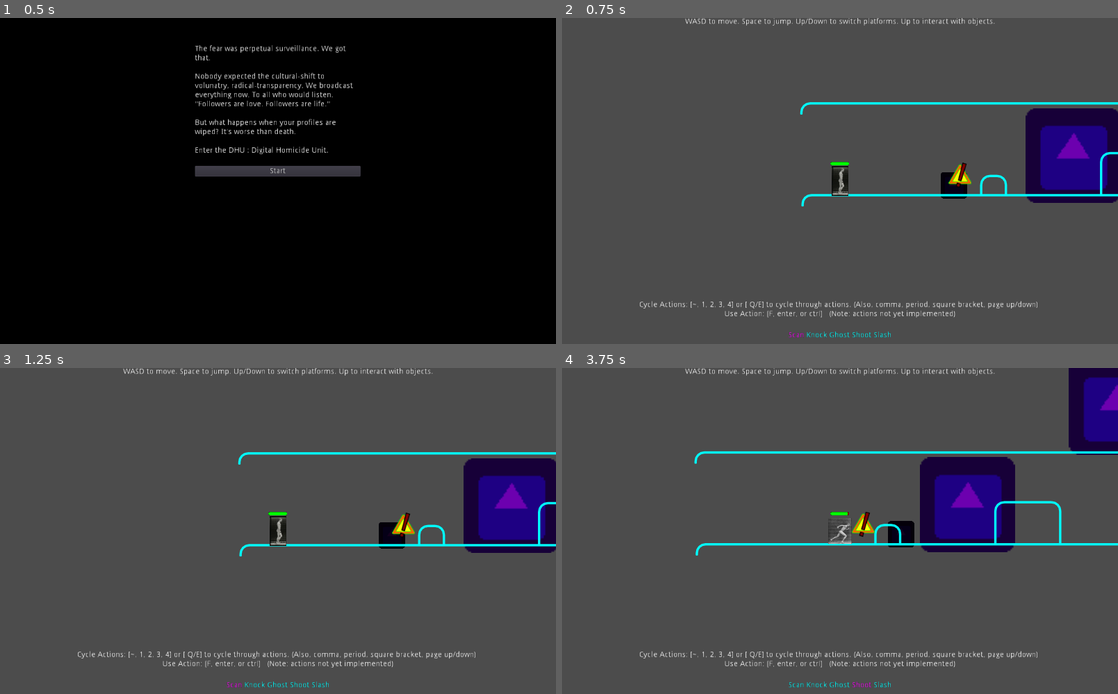
Above: before the commit, frames 1-4 (two rows, left to right).
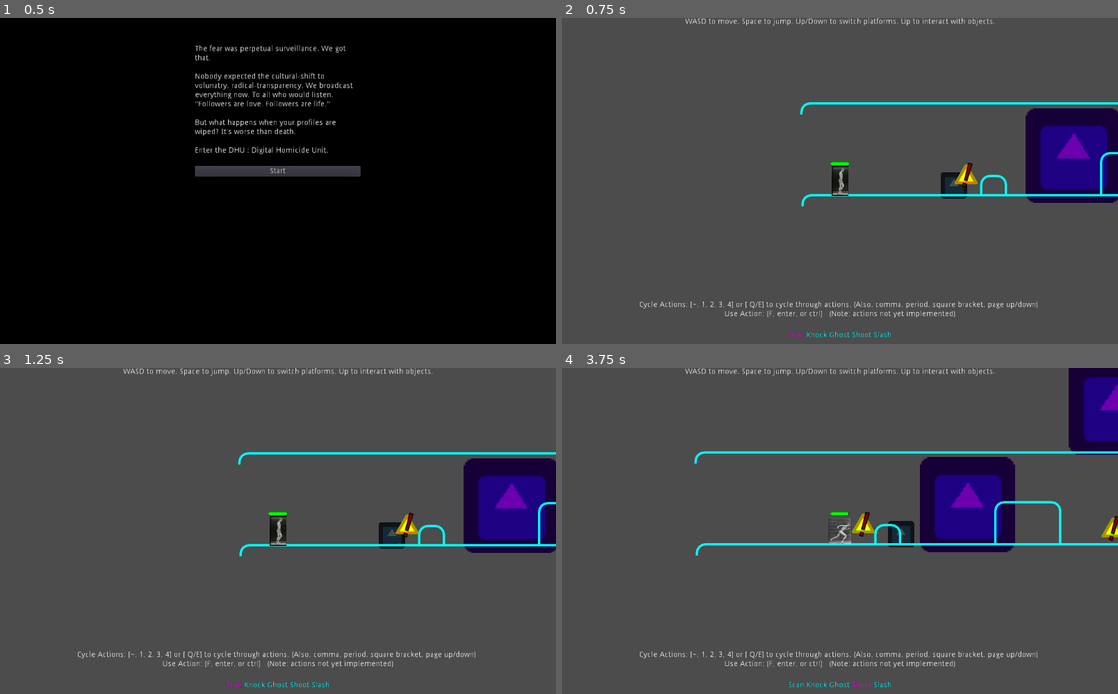
Above: after the commit, the same moments.

Repository: godot-wildlings/cyberpunk-jam-2019
Game: Godot game, scene res://Main.tscn
The game is run twice, just before and just after one commit, with the same random seed, the same clock (stepped at 60 frames per second) and the same inputs. The engine's default icon, where the game draws it, is replaced by a stand-in: a white triangle on a blue panel in a dark square.
Inputs:
- Up to frame 1 (0.5 s): no input
- Up to frame 2 (0.75 s): click "Start" at 0.5 s
- Up to frame 3 (1.25 s): no input
- Up to frame 4 (3.75 s): tap Enter at 1.25 s; hold D (mv_right) 1.28-2.03 s; tap ` (action_0) at 1.35 s; tap Space (jump) at 1.52, 2.27 s; hold S (mv_down) 2.03-2.78 s; tap 1 (action_1) at 2.1 s; hold D (mv_right) 2.78-3.53 s; tap 2 (action_2) at 2.85 s; hold W (mv_up) from 3.53 s (still down); tap 3 (action_3) at 3.6 s

Frame 1 is identical in both runs. In frame 2, 0.3% of the frame differs, in the area x 68-75%, y 44-54%; in frame 3, 0.3%; in frame 4, 0.3%.

Commit message:
Changed damage_type to enum in Game.gd

Diff:
--- a/Enemy.gd
+++ b/Enemy.gd
@@ -2,9 +2,11 @@
 
 # Declare member variables here. Examples:
 var direction : int = 1
-var speed : float = 20.0
+var speed : float = 80.0
 var damage_output_per_hit = 10
-var melee_damage_type : String = "fire"
+
+export (Game.damage_types) var melee_damage_type
+
 onready var decision_timer = $DecisionTimer
 onready var reload_timer = $ReloadTimer
 
@@ -27,10 +29,13 @@
 	if melee_weapon_state == melee_weapon_states.ready and collision != null:
 		var collider = collision.get_collider()
 		if collider == Game.player:
-			if collider.has_method("hit"):
-				collider.hit(damage_output_per_hit, melee_damage_type)
-				melee_weapon_state = melee_weapon_states.reloading
-				reload_timer.start()
+			melee_attack(collider)
+
+func melee_attack(object):
+	if object.has_method("hit"):
+		object.hit(damage_output_per_hit, melee_damage_type)
+		melee_weapon_state = melee_weapon_states.reloading
+		reload_timer.start()
 
 
 
--- a/Game.gd
+++ b/Game.gd
@@ -8,6 +8,24 @@
 var player : KinematicBody2D
 
 
+enum damage_types {
+	physical,
+	fire,
+	electrical,
+	acid,
+	poison,
+	cold
+}
+
+var damage_type_names : Dictionary = {
+	damage_types.physical : "physical",
+	damage_types.fire : "fire",
+	damage_types.electrical : "electrical",
+	damage_types.acid : "acid",
+	damage_types.poison : "poison",
+	damage_types.cold : "cold"
+}
+
 # Called when the node enters the scene tree for the first time.
 func _ready():
 	pass # Replace with function body.
--- a/Levels/Level1.tscn
+++ b/Levels/Level1.tscn
@@ -34,10 +34,9 @@
 [node name="CanvasLayer" type="CanvasLayer" parent="."]
 
 [node name="ParallaxBackground" type="ParallaxBackground" parent="CanvasLayer"]
-editor/display_folded = true
 
 [node name="Far" type="ParallaxLayer" parent="CanvasLayer/ParallaxBackground"]
-modulate = Color( 0.0823529, 0, 0.121569, 1 )
+modulate = Color( 0.298039, 0.298039, 0.298039, 1 )
 motion_scale = Vector2( 0.5, 1 )
 
 [node name="Sprite3" type="Sprite" parent="CanvasLayer/ParallaxBackground/Far"]
@@ -61,7 +60,8 @@
 texture = ExtResource( 2 )
 
 [node name="Med" type="ParallaxLayer" parent="CanvasLayer/ParallaxBackground"]
-modulate = Color( 0.239216, 0, 0.34902, 1 )
+editor/display_folded = true
+modulate = Color( 0.376471, 0.376471, 0.376471, 1 )
 motion_scale = Vector2( 0.75, 1 )
 
 [node name="Sprite2" type="Sprite" parent="CanvasLayer/ParallaxBackground/Med"]
@@ -80,6 +80,7 @@
 texture = ExtResource( 2 )
 
 [node name="Near" type="ParallaxLayer" parent="CanvasLayer/ParallaxBackground"]
+editor/display_folded = true
 modulate = Color( 0.427451, 0, 0.690196, 1 )
 
 [node name="Sprite" type="Sprite" parent="CanvasLayer/ParallaxBackground/Near"]
--- a/Player/Player.gd
+++ b/Player/Player.gd
@@ -58,13 +58,14 @@
 var max_health : float = 100.0
 var health : float = max_health
 
+var damage_types = Game.damage_types
 var damage_reduction : Dictionary = { # zero to one
-		"physical" : 0,
-		"electrical" : 0,
-		"fire" : 0,
-		"acid" : 0,
-		"poison" : 0,
-		"cold" : 0
+		damage_types.physical : 0.5,
+		damage_types.electrical : 0,
+		damage_types.fire : 0,
+		damage_types.acid : 0,
+		damage_types.poison : 0,
+		damage_types.cold : 0
 }
 
 var actions = [ "scan", "knock", "ghost", "shoot", "slash" ]
@@ -301,11 +302,13 @@
 func _on_InteractiveObject_player_exited(object):
 	interactive_objects_present.erase(object)
 
-func hit(damage, damage_type):
+func hit(damage : float, damage_type : int):
 	if hitstun == false:
 		# might want to add a direction for knockback later
 		var damage_mod : float = 1
 		if damage_reduction.has(damage_type):
+			print("received damage: type == ", damage_type, ": " , Game.damage_type_names[damage_type])
+			print("damage_reduction == ", damage_reduction[damage_type])
 			damage_mod = 1 - damage_reduction[damage_type]
 		health -= damage * damage_mod
 		modulate_sprites(Color.red)
--- /dev/null
+++ b/Reference/various_icons.svg
@@ -0,0 +1,439 @@
+<?xml version="1.0" encoding="UTF-8" standalone="no"?>
+<!-- Created with Inkscape (http://www.inkscape.org/) -->
+
+<svg
+   xmlns:dc="http://purl.org/dc/elements/1.1/"
+   xmlns:cc="http://creativecommons.org/ns#"
+   xmlns:rdf="http://www.w3.org/1999/02/22-rdf-syntax-ns#"
+   xmlns:svg="http://www.w3.org/2000/svg"
+   xmlns="http://www.w3.org/2000/svg"
+   xmlns:sodipodi="http://sodipodi.sourceforge.net/DTD/sodipodi-0.dtd"
+   xmlns:inkscape="http://www.inkscape.org/namespaces/inkscape"
+   width="64"
+   height="64"
+   viewBox="0 0 16.933333 16.933334"
+   version="1.1"
+   id="svg905"
+   inkscape:version="0.92.4 (5da689c313, 2019-01-14)"
+   sodipodi:docname="various_icons.svg">
+  <defs
+     id="defs899" />
+  <sodipodi:namedview
+     id="base"
+     pagecolor="#ffffff"
+     bordercolor="#666666"
+     borderopacity="1.0"
+     inkscape:pageopacity="0.0"
+     inkscape:pageshadow="2"
+     inkscape:zoom="1.979899"
+     inkscape:cx="-117.82438"
+     inkscape:cy="103.85374"
+     inkscape:document-units="mm"
+     inkscape:current-layer="layer1"
+     showgrid="false"
+     units="px"
+     inkscape:pagecheckerboard="true"
+     inkscape:window-width="1819"
+     inkscape:window-height="1057"
+     inkscape:window-x="1592"
+     inkscape:window-y="112"
+     inkscape:window-maximized="1" />
+  <metadata
+     id="metadata902">
+    <rdf:RDF>
+      <cc:Work
+         rdf:about="">
+        <dc:format>image/svg+xml</dc:format>
+        <dc:type
+           rdf:resource="http://purl.org/dc/dcmitype/StillImage" />
+        <dc:title></dc:title>
+      </cc:Work>
+    </rdf:RDF>
+  </metadata>
+  <g
+     inkscape:label="Layer 1"
+     inkscape:groupmode="layer"
+     id="layer1"
+     transform="translate(0,-280.06665)">
+    <g
+       id="g1491"
+       transform="translate(31.750001,-0.37798937)">
+      <rect
+         inkscape:export-ydpi="90"
+         inkscape:export-xdpi="90"
+         ry="1.0866816"
+         y="281.88095"
+         x="2.4373581"
+         height="7.7957587"
+         width="12.000744"
+         id="rect1450"
+         style="opacity:1;fill:#008000;fill-opacity:1;stroke:#000000;stroke-width:0.52916664;stroke-linecap:round;stroke-linejoin:round;stroke-miterlimit:4;stroke-dasharray:none;stroke-dashoffset:0;stroke-opacity:1" />
+      <path
+         inkscape:export-ydpi="90"
+         inkscape:export-xdpi="90"
+         sodipodi:nodetypes="sssssssss"
+         inkscape:connector-curvature="0"
+         id="rect1452"
+         d="m 3.354538,290.66888 h 9.921876 c 0.602021,0 0.776939,0.57045 1.086681,1.08669 l 2.126116,3.54352 c 0.309737,0.51623 -0.48466,1.08668 -1.086681,1.08668 H 1.464657 c -0.60202117,0 -1.36998474,-0.55549 -1.08668079,-1.08668 l 1.88988099,-3.54352 c 0.2833086,-0.5312 0.4846596,-1.08669 1.0866808,-1.08669 z"
+         style="opacity:1;fill:#cccccc;fill-opacity:1;stroke:#000000;stroke-width:0.52916664;stroke-linecap:round;stroke-linejoin:round;stroke-miterlimit:4;stroke-dasharray:none;stroke-dashoffset:0;stroke-opacity:1" />
+      <rect
+         inkscape:export-ydpi="90"
+         inkscape:export-xdpi="90"
+         ry="0.14174107"
+         y="292.36978"
+         x="3.2641809"
+         height="0.28348213"
+         width="10.347098"
+         id="rect1481"
+         style="opacity:1;fill:#cccccc;fill-opacity:1;stroke:#000000;stroke-width:0.52916664;stroke-linecap:round;stroke-linejoin:round;stroke-miterlimit:4;stroke-dasharray:none;stroke-dashoffset:0;stroke-opacity:1" />
+      <rect
+         inkscape:export-ydpi="90"
+         inkscape:export-xdpi="90"
+         style="opacity:1;fill:#cccccc;fill-opacity:1;stroke:#000000;stroke-width:0.57843161;stroke-linecap:round;stroke-linejoin:round;stroke-miterlimit:4;stroke-dasharray:none;stroke-dashoffset:0;stroke-opacity:1"
+         id="rect1483"
+         width="12.363393"
+         height="0.28348213"
+         x="2.2560337"
+         y="294.2124"
+         ry="0.14174107" />
+    </g>
+    <circle
+       style="opacity:1;fill:none;fill-opacity:1;stroke:#000000;stroke-width:0.52916664;stroke-linecap:round;stroke-linejoin:round;stroke-miterlimit:4;stroke-dasharray:none;stroke-dashoffset:0;stroke-opacity:1"
+       id="path1485"
+       cx="-28.986048"
+       cy="288.75537"
+       r="14.575706" />
+    <circle
+       r="11.745021"
+       cy="288.75537"
+       cx="-28.986048"
+       id="circle1493"
+       style="opacity:1;fill:none;fill-opacity:1;stroke:#000000;stroke-width:0.42639947;stroke-linecap:round;stroke-linejoin:round;stroke-miterlimit:4;stroke-dasharray:none;stroke-dashoffset:0;stroke-opacity:1" />
+    <g
+       id="g1605"
+       inkscape:export-xdpi="90"
+       inkscape:export-ydpi="90">
+      <g
+         style="stroke:#00ff00"
+         id="g1501">
+        <rect
+           style="opacity:1;fill:none;fill-opacity:1;stroke:#00ff00;stroke-width:0.52916664;stroke-linecap:round;stroke-linejoin:round;stroke-miterlimit:4;stroke-dasharray:none;stroke-dashoffset:0;stroke-opacity:1"
+           id="rect1495"
+           width="0.47247022"
+           height="2.0316219"
+           x="7.8193822"
+           y="274.55765"
+           ry="0.14174099" />
+        <rect
+           ry="0.14174099"
+           y="300.87424"
+           x="7.8193822"
+           height="2.0316219"
+           width="0.47247022"
+           id="rect1497"
+           style="opacity:1;fill:none;fill-opacity:1;stroke:#00ff00;stroke-width:0.52916664;stroke-linecap:round;stroke-linejoin:round;stroke-miterlimit:4;stroke-dasharray:none;stroke-dashoffset:0;stroke-opacity:1" />
+      </g>
+      <g
+         style="stroke:#00ff00"
+         transform="rotate(90,8.0556173,288.73175)"
+         id="g1507">
+        <rect
+           ry="0.14174099"
+           y="274.55765"
+           x="7.8193822"
+           height="2.0316219"
+           width="0.47247022"
+           id="rect1503"
+           style="opacity:1;fill:none;fill-opacity:1;stroke:#00ff00;stroke-width:0.52916664;stroke-linecap:round;stroke-linejoin:round;stroke-miterlimit:4;stroke-dasharray:none;stroke-dashoffset:0;stroke-opacity:1" />
+        <rect
+           style="opacity:1;fill:none;fill-opacity:1;stroke:#00ff00;stroke-width:0.52916664;stroke-linecap:round;stroke-linejoin:round;stroke-miterlimit:4;stroke-dasharray:none;stroke-dashoffset:0;stroke-opacity:1"
+           id="rect1505"
+           width="0.47247022"
+           height="2.0316219"
+           x="7.8193822"
+           y="300.87424"
+           ry="0.14174099" />
+      </g>
+      <g
+         style="stroke:#00ff00"
+         transform="rotate(45,8.055614,288.73175)"
+         id="g1513">
+        <rect
+           ry="0.14174099"
+           y="274.55765"
+           x="7.8193822"
+           height="2.0316219"
+           width="0.47247022"
+           id="rect1509"
+           style="opacity:1;fill:none;fill-opacity:1;stroke:#00ff00;stroke-width:0.52916664;stroke-linecap:round;stroke-linejoin:round;stroke-miterlimit:4;stroke-dasharray:none;stroke-dashoffset:0;stroke-opacity:1" />
+        <rect
+           style="opacity:1;fill:none;fill-opacity:1;stroke:#00ff00;stroke-width:0.52916664;stroke-linecap:round;stroke-linejoin:round;stroke-miterlimit:4;stroke-dasharray:none;stroke-dashoffset:0;stroke-opacity:1"
+           id="rect1511"
+           width="0.47247022"
+           height="2.0316219"
+           x="7.8193822"
+           y="300.87424"
+           ry="0.14174099" />
+      </g>
+      <g
+         style="stroke:#00ff00"
+         id="g1519"
+         transform="rotate(135,8.0556173,288.73175)">
+        <rect
+           style="opacity:1;fill:none;fill-opacity:1;stroke:#00ff00;stroke-width:0.52916664;stroke-linecap:round;stroke-linejoin:round;stroke-miterlimit:4;stroke-dasharray:none;stroke-dashoffset:0;stroke-opacity:1"
+           id="rect1515"
+           width="0.47247022"
+           height="2.0316219"
+           x="7.8193822"
+           y="274.55765"
+           ry="0.14174099" />
+        <rect
+           ry="0.14174099"
+           y="300.87424"
+           x="7.8193822"
+           height="2.0316219"
+           width="0.47247022"
+           id="rect1517"
+           style="opacity:1;fill:none;fill-opacity:1;stroke:#00ff00;stroke-width:0.52916664;stroke-linecap:round;stroke-linejoin:round;stroke-miterlimit:4;stroke-dasharray:none;stroke-dashoffset:0;stroke-opacity:1" />
+      </g>
+      <g
+         style="stroke:#00ff00"
+         transform="rotate(15,8.055614,288.73175)"
+         id="g1525">
+        <rect
+           ry="0.14174099"
+           y="274.55765"
+           x="7.8193822"
+           height="2.0316219"
+           width="0.47247022"
+           id="rect1521"
+           style="opacity:1;fill:none;fill-opacity:1;stroke:#00ff00;stroke-width:0.52916664;stroke-linecap:round;stroke-linejoin:round;stroke-miterlimit:4;stroke-dasharray:none;stroke-dashoffset:0;stroke-opacity:1" />
+        <rect
+           style="opacity:1;fill:none;fill-opacity:1;stroke:#00ff00;stroke-width:0.52916664;stroke-linecap:round;stroke-linejoin:round;stroke-miterlimit:4;stroke-dasharray:none;stroke-dashoffset:0;stroke-opacity:1"
+           id="rect1523"
+           width="0.47247022"
+           height="2.0316219"
+           x="7.8193822"
+           y="300.87424"
+           ry="0.14174099" />
+      </g>
+      <g
+         style="stroke:#00ff00"
+         id="g1531"
+         transform="rotate(105,8.0556173,288.73175)">
+        <rect
+           style="opacity:1;fill:none;fill-opacity:1;stroke:#00ff00;stroke-width:0.52916664;stroke-linecap:round;stroke-linejoin:round;stroke-miterlimit:4;stroke-dasharray:none;stroke-dashoffset:0;stroke-opacity:1"
+           id="rect1527"
+           width="0.47247022"
+           height="2.0316219"
+           x="7.8193822"
+           y="274.55765"
+           ry="0.14174099" />
+        <rect
+           ry="0.14174099"
+           y="300.87424"
+           x="7.8193822"
+           height="2.0316219"
+           width="0.47247022"
+           id="rect1529"
+           style="opacity:1;fill:none;fill-opacity:1;stroke:#00ff00;stroke-width:0.52916664;stroke-linecap:round;stroke-linejoin:round;stroke-miterlimit:4;stroke-dasharray:none;stroke-dashoffset:0;stroke-opacity:1" />
+      </g>
+      <g
+         style="stroke:#00ff00"
+         id="g1537"
+         transform="rotate(60,8.0556143,288.73175)">
+        <rect
+           style="opacity:1;fill:none;fill-opacity:1;stroke:#00ff00;stroke-width:0.52916664;stroke-linecap:round;stroke-linejoin:round;stroke-miterlimit:4;stroke-dasharray:none;stroke-dashoffset:0;stroke-opacity:1"
+           id="rect1533"
+           width="0.47247022"
+           height="2.0316219"
+           x="7.8193822"
+           y="274.55765"
+           ry="0.14174099" />
+        <rect
+           ry="0.14174099"
+           y="300.87424"
+           x="7.8193822"
+           height="2.0316219"
+           width="0.47247022"
+           id="rect1535"
+           style="opacity:1;fill:none;fill-opacity:1;stroke:#00ff00;stroke-width:0.52916664;stroke-linecap:round;stroke-linejoin:round;stroke-miterlimit:4;stroke-dasharray:none;stroke-dashoffset:0;stroke-opacity:1" />
+      </g>
+      <g
+         style="stroke:#00ff00"
+         transform="rotate(150,8.0556175,288.73175)"
+         id="g1543">
+        <rect
+           ry="0.14174099"
+           y="274.55765"
+           x="7.8193822"
+           height="2.0316219"
+           width="0.47247022"
+           id="rect1539"
+           style="opacity:1;fill:none;fill-opacity:1;stroke:#00ff00;stroke-width:0.52916664;stroke-linecap:round;stroke-linejoin:round;stroke-miterlimit:4;stroke-dasharray:none;stroke-dashoffset:0;stroke-opacity:1" />
+        <rect
+           style="opacity:1;fill:none;fill-opacity:1;stroke:#00ff00;stroke-width:0.52916664;stroke-linecap:round;stroke-linejoin:round;stroke-miterlimit:4;stroke-dasharray:none;stroke-dashoffset:0;stroke-opacity:1"
+           id="rect1541"
+           width="0.47247022"
+           height="2.0316219"
+           x="7.8193822"
+           y="300.87424"
+           ry="0.14174099" />
+      </g>
+      <g
+         style="stroke:#00ff00"
+         id="g1549"
+         transform="rotate(30,8.0556143,288.73175)">
+        <rect
+           style="opacity:1;fill:none;fill-opacity:1;stroke:#00ff00;stroke-width:0.52916664;stroke-linecap:round;stroke-linejoin:round;stroke-miterlimit:4;stroke-dasharray:none;stroke-dashoffset:0;stroke-opacity:1"
+           id="rect1545"
+           width="0.47247022"
+           height="2.0316219"
+           x="7.8193822"
+           y="274.55765"
+           ry="0.14174099" />
+        <rect
+           ry="0.14174099"
+           y="300.87424"
+           x="7.8193822"
+           height="2.0316219"
+           width="0.47247022"
+           id="rect1547"
+           style="opacity:1;fill:none;fill-opacity:1;stroke:#00ff00;stroke-width:0.52916664;stroke-linecap:round;stroke-linejoin:round;stroke-miterlimit:4;stroke-dasharray:none;stroke-dashoffset:0;stroke-opacity:1" />
+      </g>
+      <g
+         style="stroke:#00ff00"
+         transform="rotate(120,8.0556175,288.73175)"
+         id="g1555">
+        <rect
+           ry="0.14174099"
+           y="274.55765"
+           x="7.8193822"
+           height="2.0316219"
+           width="0.47247022"
+           id="rect1551"
+           style="opacity:1;fill:none;fill-opacity:1;stroke:#00ff00;stroke-width:0.52916664;stroke-linecap:round;stroke-linejoin:round;stroke-miterlimit:4;stroke-dasharray:none;stroke-dashoffset:0;stroke-opacity:1" />
+        <rect
+           style="opacity:1;fill:none;fill-opacity:1;stroke:#00ff00;stroke-width:0.52916664;stroke-linecap:round;stroke-linejoin:round;stroke-miterlimit:4;stroke-dasharray:none;stroke-dashoffset:0;stroke-opacity:1"
+           id="rect1553"
+           width="0.47247022"
+           height="2.0316219"
+           x="7.8193822"
+           y="300.87424"
+           ry="0.14174099" />
+      </g>
+      <g
+         style="stroke:#00ff00"
+         transform="rotate(75,8.0556147,288.73175)"
+         id="g1561">
+        <rect
+           ry="0.14174099"
+           y="274.55765"
+           x="7.8193822"
+           height="2.0316219"
+           width="0.47247022"
+           id="rect1557"
+           style="opacity:1;fill:none;fill-opacity:1;stroke:#00ff00;stroke-width:0.52916664;stroke-linecap:round;stroke-linejoin:round;stroke-miterlimit:4;stroke-dasharray:none;stroke-dashoffset:0;stroke-opacity:1" />
+        <rect
+           style="opacity:1;fill:none;fill-opacity:1;stroke:#00ff00;stroke-width:0.52916664;stroke-linecap:round;stroke-linejoin:round;stroke-miterlimit:4;stroke-dasharray:none;stroke-dashoffset:0;stroke-opacity:1"
+           id="rect1559"
+           width="0.47247022"
+           height="2.0316219"
+           x="7.8193822"
+           y="300.87424"
+           ry="0.14174099" />
+      </g>
+      <g
+         style="stroke:#00ff00"
+         id="g1567"
+         transform="rotate(165,8.0556179,288.73175)">
+        <rect
+           style="opacity:1;fill:none;fill-opacity:1;stroke:#00ff00;stroke-width:0.52916664;stroke-linecap:round;stroke-linejoin:round;stroke-miterlimit:4;stroke-dasharray:none;stroke-dashoffset:0;stroke-opacity:1"
+           id="rect1563"
+           width="0.47247022"
+           height="2.0316219"
+           x="7.8193822"
+           y="274.55765"
+           ry="0.14174099" />
+        <rect
+           ry="0.14174099"
+           y="300.87424"
+           x="7.8193822"
+           height="2.0316219"
+           width="0.47247022"
+           id="rect1565"
+           style="opacity:1;fill:none;fill-opacity:1;stroke:#00ff00;stroke-width:0.52916664;stroke-linecap:round;stroke-linejoin:round;stroke-miterlimit:4;stroke-dasharray:none;stroke-dashoffset:0;stroke-opacity:1" />
+      </g>
+    </g>
+    <path
+       style="opacity:1;fill:#ff6600;fill-opacity:1;stroke:#00ff00;stroke-width:0.26458333;stroke-linecap:round;stroke-linejoin:round;stroke-miterlimit:4;stroke-dasharray:none;stroke-dashoffset:0;stroke-opacity:1"
+       d="M 3.1185149,294.44454 H 13.75675 c 0.278011,-0.0106 0.573831,-0.50498 0.296139,-0.94194 -1.647532,-2.85393 -3.295064,-5.70786 -4.9425962,-8.56179 -0.464334,-0.81681 -1.174369,-0.36882 -1.301771,-0.14722 l -5.154065,8.9281 c -0.232016,0.35869 0.147006,0.71285 0.4640581,0.72285 z"
+       id="path1607"
+       inkscape:connector-curvature="0"
+       sodipodi:nodetypes="ccccccc"
+       inkscape:export-xdpi="90"
+       inkscape:export-ydpi="90" />
+    <path
+       sodipodi:nodetypes="ccccccc"
+       inkscape:connector-curvature="0"
+       id="path1636"
+       d="m 4.9302379,293.27814 h 6.9735251 c 0.18224,-0.007 0.376154,-0.33102 0.194123,-0.61746 -1.079982,-1.87079 -2.1599643,-3.74159 -3.2399467,-5.61238 -0.304378,-0.53543 -0.7698167,-0.24177 -0.8533307,-0.0965 l -3.3785678,5.85251 c -0.1520901,0.23513 0.096365,0.46728 0.3041971,0.47384 z"
+       style="opacity:1;fill:#ffff00;fill-opacity:1;stroke:#00ff00;stroke-width:0.26458333;stroke-linecap:round;stroke-linejoin:round;stroke-miterlimit:4;stroke-dasharray:none;stroke-dashoffset:0;stroke-opacity:1"
+       inkscape:export-xdpi="90"
+       inkscape:export-ydpi="90" />
+    <text
+       xml:space="preserve"
+       style="font-style:normal;font-weight:normal;font-size:17.24622345px;line-height:1.25;font-family:sans-serif;letter-spacing:0px;word-spacing:0px;fill:#800000;fill-opacity:1;stroke:#000000;stroke-width:0.43115559;"
+       x="84.19046"
+       y="282.77332"
+       id="text1640"
+       transform="rotate(15.801172)"
+       inkscape:export-xdpi="90"
+       inkscape:export-ydpi="90"><tspan
+         sodipodi:role="line"
+         id="tspan1638"
+         x="84.19046"
+         y="282.77332"
+         style="stroke-width:0.43115559;fill:#800000;stroke:#000000;">!</tspan></text>
+    <rect
+       style="opacity:1;fill:#800000;fill-opacity:1;stroke:#000000;stroke-width:0.26458332;stroke-linecap:round;stroke-linejoin:round;stroke-miterlimit:4;stroke-dasharray:none;stroke-dashoffset:0;stroke-opacity:1"
+       id="rect1642"
+       width="25.702381"
+       height="4.1577382"
+       x="-25.040924"
+       y="264.87201"
+       ry="2.031635"
+       inkscape:export-xdpi="90"
+       inkscape:export-ydpi="90" />
+    <rect
+       ry="2.031635"
+       y="259.58035"
+       x="-25.040924"
+       height="4.1577382"
+       width="25.702381"
+       id="rect1644"
+       style="opacity:1;fill:#00ff00;fill-opacity:1;stroke:#000000;stroke-width:0.26458332;stroke-linecap:round;stroke-linejoin:round;stroke-miterlimit:4;stroke-dasharray:none;stroke-dashoffset:0;stroke-opacity:1"
+       inkscape:export-xdpi="90"
+       inkscape:export-ydpi="90" />
+    <rect
+       style="opacity:1;fill:#00ff00;fill-opacity:1;stroke:#000000;stroke-width:0.26458332;stroke-linecap:round;stroke-linejoin:round;stroke-miterlimit:4;stroke-dasharray:none;stroke-dashoffset:0;stroke-opacity:1"
+       id="rect1646"
+       width="14.03165"
+       height="24.856066"
+       x="-65.61467"
+       y="245.1497"
+       ry="2.0316348"
+       inkscape:export-xdpi="90"
+       inkscape:export-ydpi="90" />
+    <rect
+       ry="1.8870292"
+       y="246.03429"
+       x="-64.73008"
+       height="23.086885"
+       width="12.262469"
+       id="rect1648"
+       style="opacity:1;fill:#ffff00;fill-opacity:1;stroke:#000000;stroke-width:0.23837656;stroke-linecap:round;stroke-linejoin:round;stroke-miterlimit:4;stroke-dasharray:none;stroke-dashoffset:0;stroke-opacity:1"
+       inkscape:export-xdpi="90"
+       inkscape:export-ydpi="90" />
+  </g>
+</svg>
